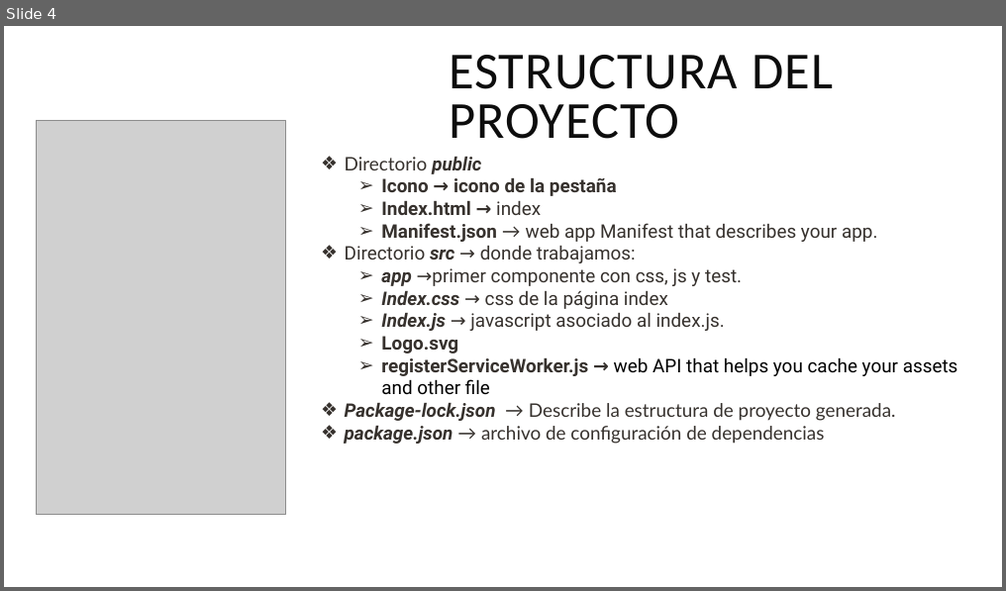
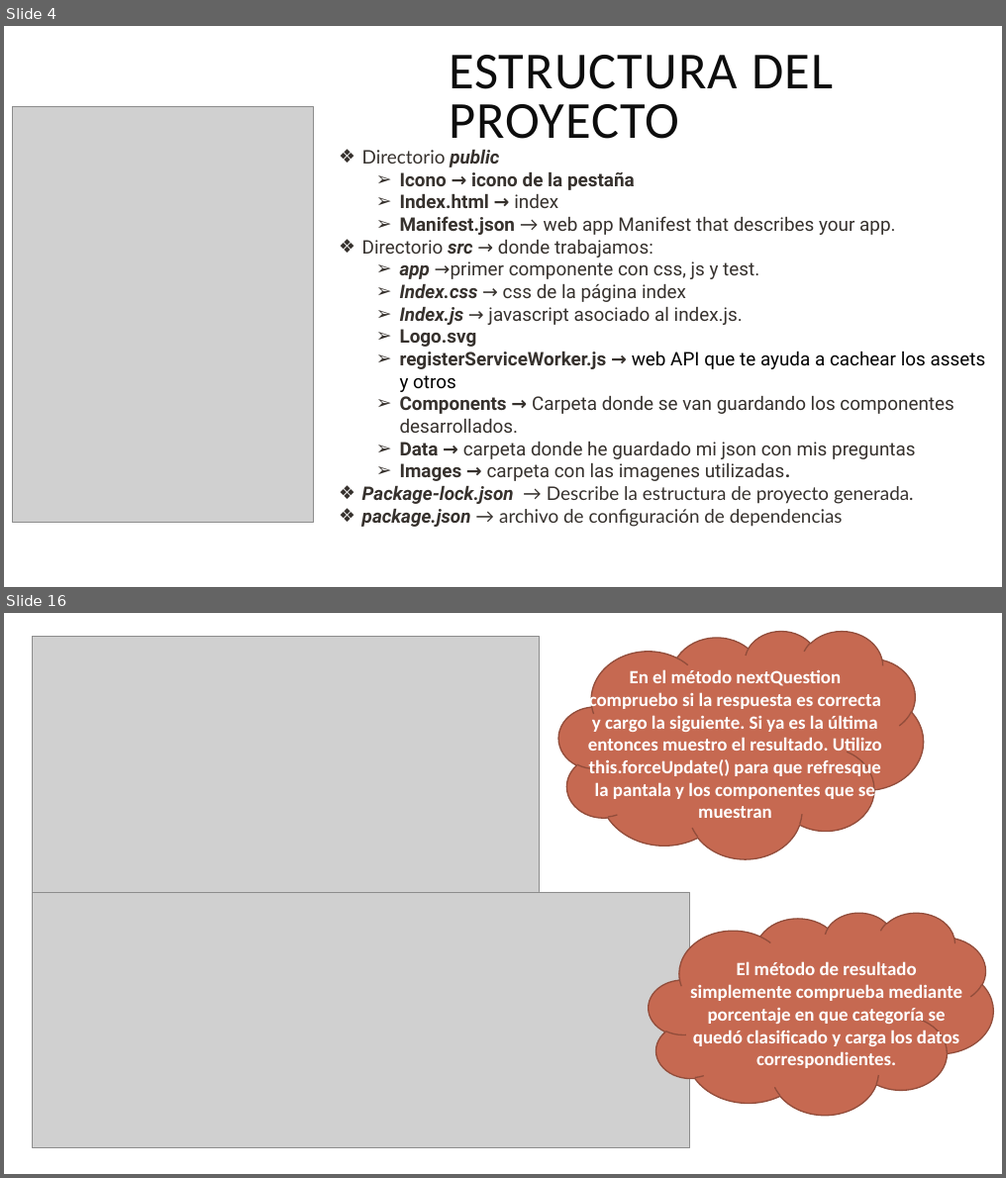
Before and after one commit to azaharafernandezguizan/STEMTrivialReact, a slide deck: Documents/Trivial_React.pptx. Shown one above the other, each under a label of ours: slide 4 before the commit, slides 4 and 16 after it; the slides between them are not shown. The pictures are 1006x591 and 1006x1178 pixels, drawn with LibreOffice and Linux fonts; fonts in the diff are those of the drawing; grey boxes stand for pictures. Boxes give left, top, right and bottom in pixels: in the first picture for what was removed or moved away, otherwise in the second. Text is boxed around its words. In the diff, an @@ line names an element or a change of style, - is before the commit and + after.

```diff
--- a/Documents/Trivial_React.pptx
+++ b/Documents/Trivial_React.pptx
@@ slide 16 added at (x1=4, y1=613, x2=1002, y2=1174), background #FFFFFF @@
@@ picture added at (x1=33, y1=636, x2=540, y2=892) @@
@@ cloud added at (x1=558, y1=631, x2=924, y2=860), fill #C66951, outline #924E3C 1.25 pt @@
@@ text added at (x1=588, y1=669, x2=882, y2=818), 18 pt, text #FFFFFF, bold @@
+En el método nextQuestion compruebo si la respuesta es correcta y cargo la siguiente. Si ya es la última entonces muestro el resultado. Utilizo this.forceUpdate() para que refresque la pantala y los componentes que se muestran
@@ picture added at (x1=33, y1=892, x2=690, y2=1149) @@
@@ cloud added at (x1=648, y1=912, x2=994, y2=1115), fill #C66951, outline #924E3C 1.25 pt @@
@@ text added at (x1=690, y1=961, x2=962, y2=1049), 18 pt, text #FFFFFF, bold @@
+El método de resultado simplemente comprueba mediante porcentaje en que categoría se quedó clasificado y carga los datos correspondientes.
@@ slide 4 changed as well @@
@@ picture resized from (x1=37, y1=120, x2=286, y2=516) to (x1=12, y1=106, x2=314, y2=522) @@
@@ text "Directorio public" moved from (x1=345, y1=157, x2=958, y2=444) to (x1=362, y1=150, x2=986, y2=527) @@
@@ text at (x1=400, y1=351, x2=986, y2=481): text changed; text colour #000000 to #36312D @@
-  ➢ registerServiceWorker.js → web API that helps you cache your assets and other file
+  ➢ registerServiceWorker.js → web API que te ayuda a cachear los assets y otros
+  ➢ Components → Carpeta donde se van guardando los componentes desarrollados.
+  ➢ Data → carpeta donde he guardado mi json con mis preguntas
+  ➢ Images → carpeta con las imagenes utilizadas.
```
Also in this commit, not shown: 5 other slides changed, 13 other slides added, 4 slides removed, 1 other file.
